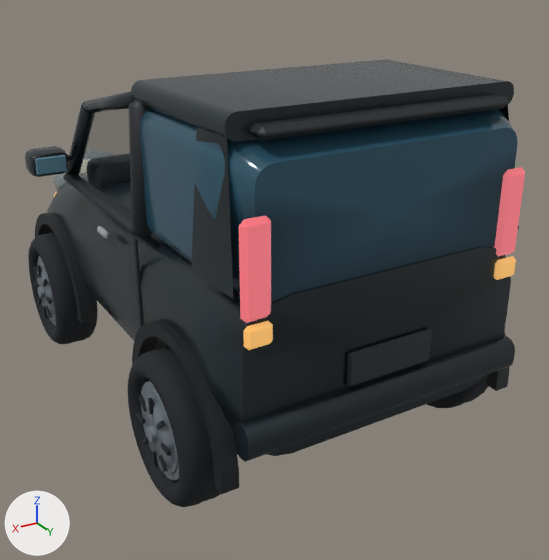
One commit to the glTF model art/blender/exports/black-diamond.glb: the scene before it, then after it.
Before and after are seen from a 50 mm lens placed at (2.36, 4.47, 2.87), pointed at (-0.14, 0.31, 0.79). The axes (+X, +Y, +Z) are drawn at lower left. The lights are the same throughout. The older version comes first. Where no turn or scale is listed for an object, it has been applied to the vertices.

In view in the first picture: 'black-diamond-b-pillars', 'black-diamond-bumpers', 'black-diamond-dark', 'black-diamond-greenhouse-glass', 'black-diamond-hull', 'black-diamond-pillars', 'black-diamond-rim-rear-left.005', 'black-diamond-roof', 'black-diamond-tail', 'black-diamond-tire-front-left.005', 'black-diamond-tire-rear-left.005', 'black-diamond-wheel-lips' and 12 more.
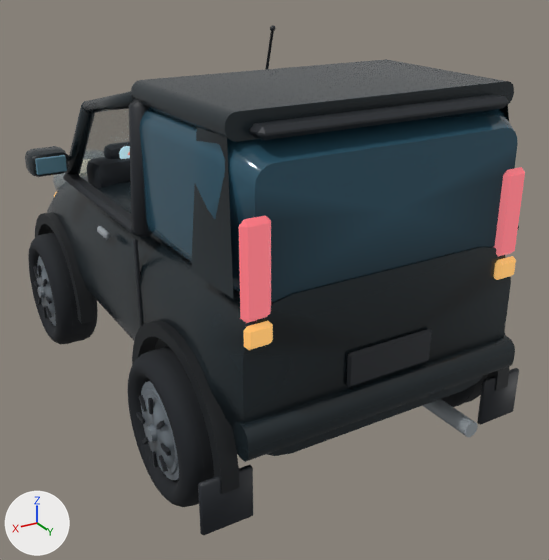
What differs and where, as boxes [x1, y1, x2, y2] in the pictures (549 x 560 px):
'black-diamond-detail-levers', added
    after: [198, 25, 519, 536]
'black-diamond-detail-exhaust', added
    after: [422, 399, 478, 437]
'black-diamond-detail-console', added
    after: [104, 142, 130, 159]
'black-diamond-detail-gauges', added (mostly hidden)
    after: [119, 146, 130, 159]

The change, as a list of edits to the scene's bpy script:
```text
Add mat_black_diamond_detail_gauge:
    mat_black_diamond_detail_gauge = bpy.data.materials.new('black-diamond-detail-gauge')
    # nodes: BsdfPrincipled, Mix, OutputMaterial, VertexColor
    # colours: greyish cyan #9ebcc4, cyan #80bcce, mixed with the vertex colours
Add mat_black_diamond_detail_chrome:
    mat_black_diamond_detail_chrome = bpy.data.materials.new('black-diamond-detail-chrome')
    # nodes: BsdfPrincipled, Mix, OutputMaterial, VertexColor
    # colours: grey #a2aab0, mixed with the vertex colours
Add me_black_diamond_detail_levers:
    me_black_diamond_detail_levers.from_pydata(...)  # 218 vertices, 404 faces; spans x -1.11..1.11, y -0.91..1.69, z 0.16..2.37
    me_black_diamond_detail_levers.materials.append(mat_black_diamond_dark)
Add me_black_diamond_detail_gauges:
    me_black_diamond_detail_gauges.from_pydata(...)  # a 14-sided cylinder along y spanning x 0.472..0.588, y -0.592..-0.572, z 1.51..1.63; a 14-sided cylinder along y spanning x 0.272..0.388, y -0.592..-0.572, z 1.51..1.63
    me_black_diamond_detail_gauges.materials.append(mat_black_diamond_detail_gauge)
Add me_black_diamond_detail_exhaust:
    me_black_diamond_detail_exhaust.from_pydata(...)  # a 12-sided cylinder along y spanning x -0.572..-0.472, y 1.48..1.88, z 0.293..0.393
    me_black_diamond_detail_exhaust.materials.append(mat_black_diamond_detail_chrome)
Add me_black_diamond_detail_console:
    me_black_diamond_detail_console.from_pydata(...)  # 136 vertices, 260 faces; spans x -0.1..0.66, y -0.755..0.41, z 0.94..1.63
    me_black_diamond_detail_console.materials.append(mat_black_diamond_interior)
Add ob_black_diamond_detail_levers:
    ob_black_diamond_detail_levers = bpy.data.objects.new('black-diamond-detail-levers', me_black_diamond_detail_levers)
    ob_black_diamond_detail_levers.location = (0.0, 0.0, 0.0)
Add ob_black_diamond_detail_gauges:
    ob_black_diamond_detail_gauges = bpy.data.objects.new('black-diamond-detail-gauges', me_black_diamond_detail_gauges)
    ob_black_diamond_detail_gauges.location = (0.0, 0.0, 0.0)
Add ob_black_diamond_detail_exhaust:
    ob_black_diamond_detail_exhaust = bpy.data.objects.new('black-diamond-detail-exhaust', me_black_diamond_detail_exhaust)
    ob_black_diamond_detail_exhaust.location = (0.0, 0.0, 0.0)
Add ob_black_diamond_detail_console:
    ob_black_diamond_detail_console = bpy.data.objects.new('black-diamond-detail-console', me_black_diamond_detail_console)
    ob_black_diamond_detail_console.location = (0.0, 0.0, 0.0)
```
